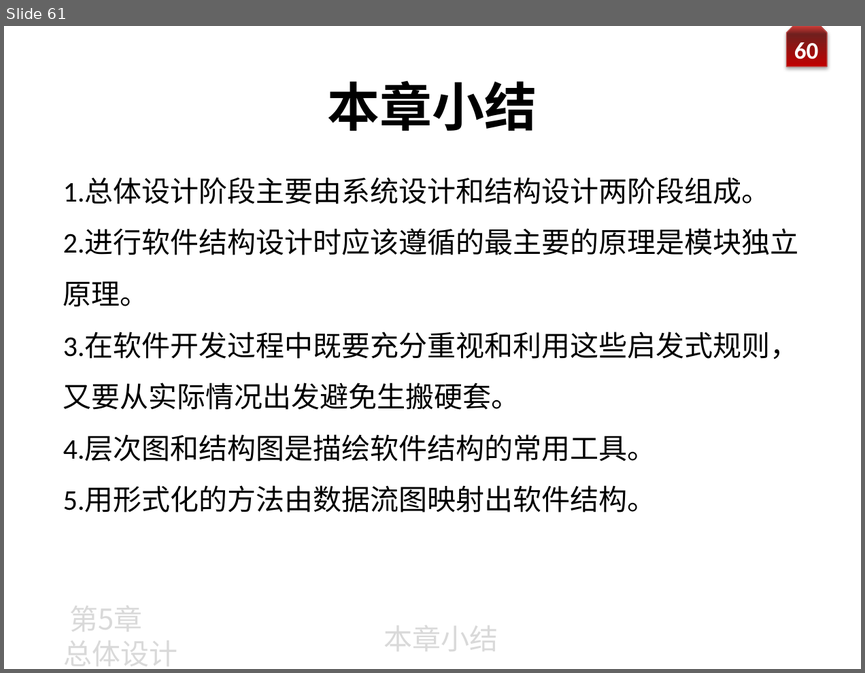
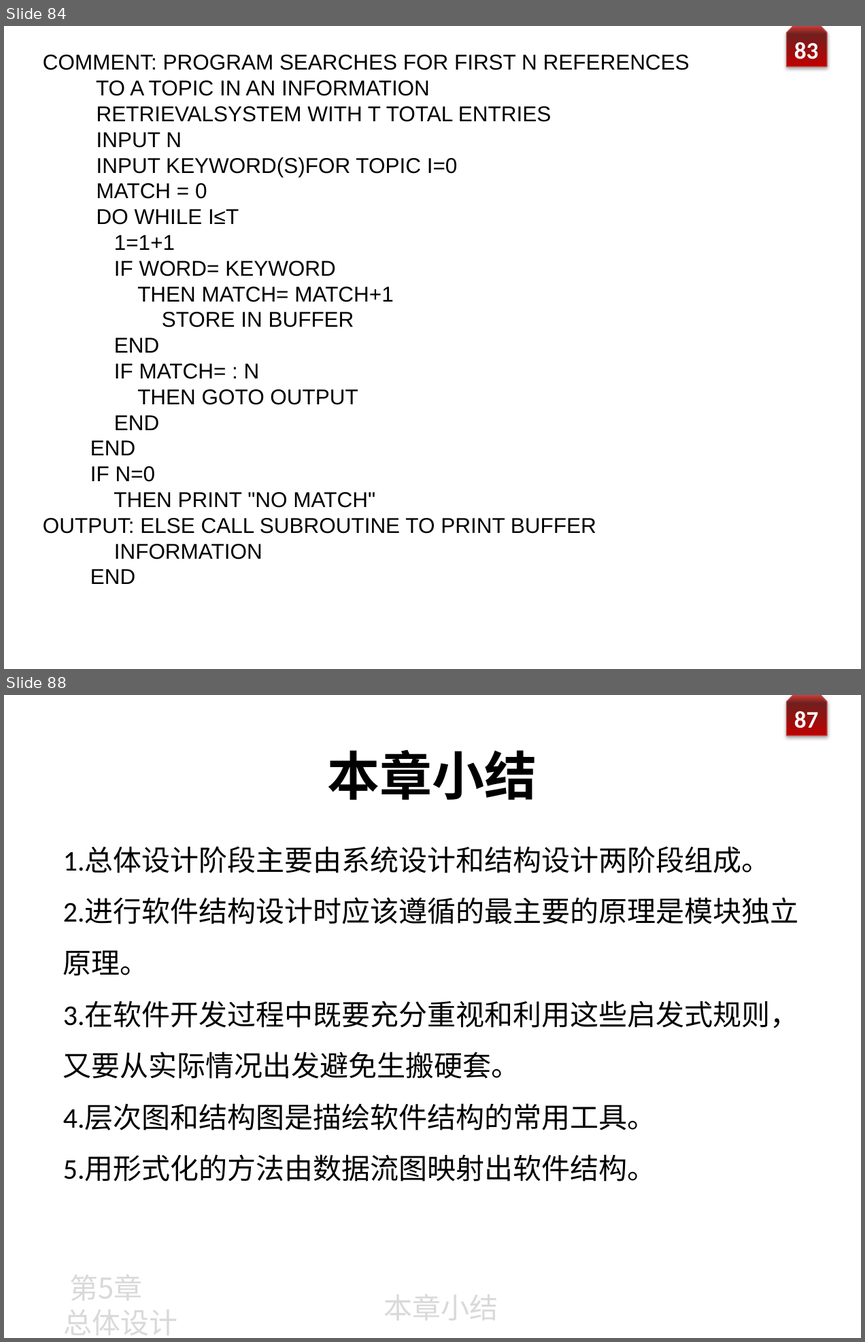
Before and after one commit to zeemeil/zeemeil.github.io, a slide deck: files/2025_1_SE/0320_SE_chapter5_.pptx. Shown one above the other, each under a label of ours: slide 61 before the commit, slides 84 and 88 after it; the slides between them are not shown. The pictures are 865x673 and 865x1342 pixels, drawn with LibreOffice and Linux fonts; fonts in the diff are those of the drawing; background and template pictures are left out. Boxes give left, top, right and bottom in pixels: in the first picture for what was removed or moved away, otherwise in the second. Text is boxed around its words. In the diff, an @@ line names an element or a change of style, - is before the commit and + after.

```diff
--- a/files/2025_1_SE/0320_SE_chapter5_.pptx
+++ b/files/2025_1_SE/0320_SE_chapter5_.pptx
@@ slide 84 added at [4,26,861,669], background picture (left out); not listed: 2 template elements that a slide beside it also shows @@
@@ text added at [43,55,689,584], 18 pt, text #000000 @@
+COMMENT: PROGRAM SEARCHES FOR FIRST N REFERENCES
+TO A TOPIC IN AN INFORMATION
+RETRIEVALSYSTEM WITH T TOTAL ENTRIES
+INPUT N
+INPUT KEYWORD(S)FOR TOPIC I=0
+MATCH = 0
+DO WHILE I≤T
+1=1+1
+IF WORD= KEYWORD
+THEN MATCH= MATCH+1
+STORE IN BUFFER
+END
+IF MATCH= : N
+THEN GOTO OUTPUT
+END
+END
+IF N=0
+THEN PRINT "NO MATCH"
+OUTPUT: ELSE CALL SUBROUTINE TO PRINT BUFFER
+INFORMATION
+END
@@ what was slide 61 is now slide 88 @@
@@ page number at [794,708,818,728]: text changed @@
-60
+87
```
Also in this commit, not shown: 1 slide changed, 26 other slides added, 14 other files.
